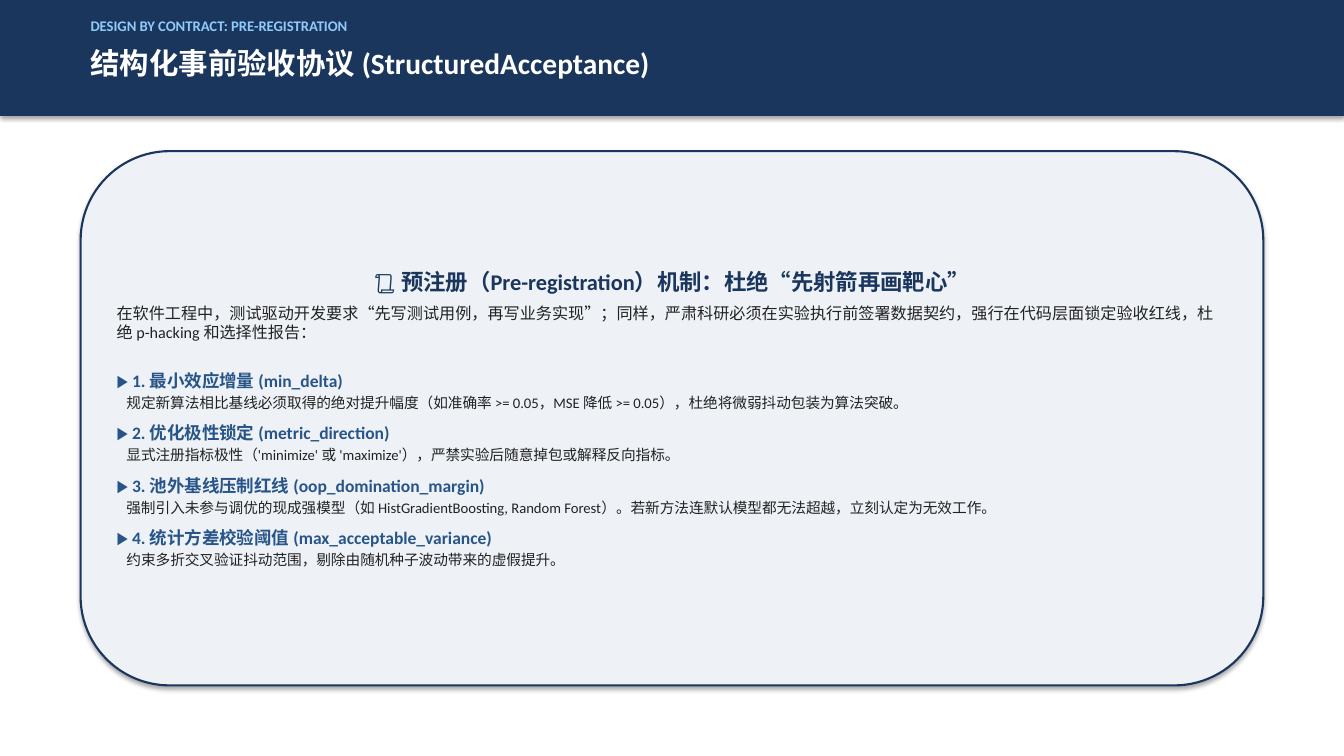
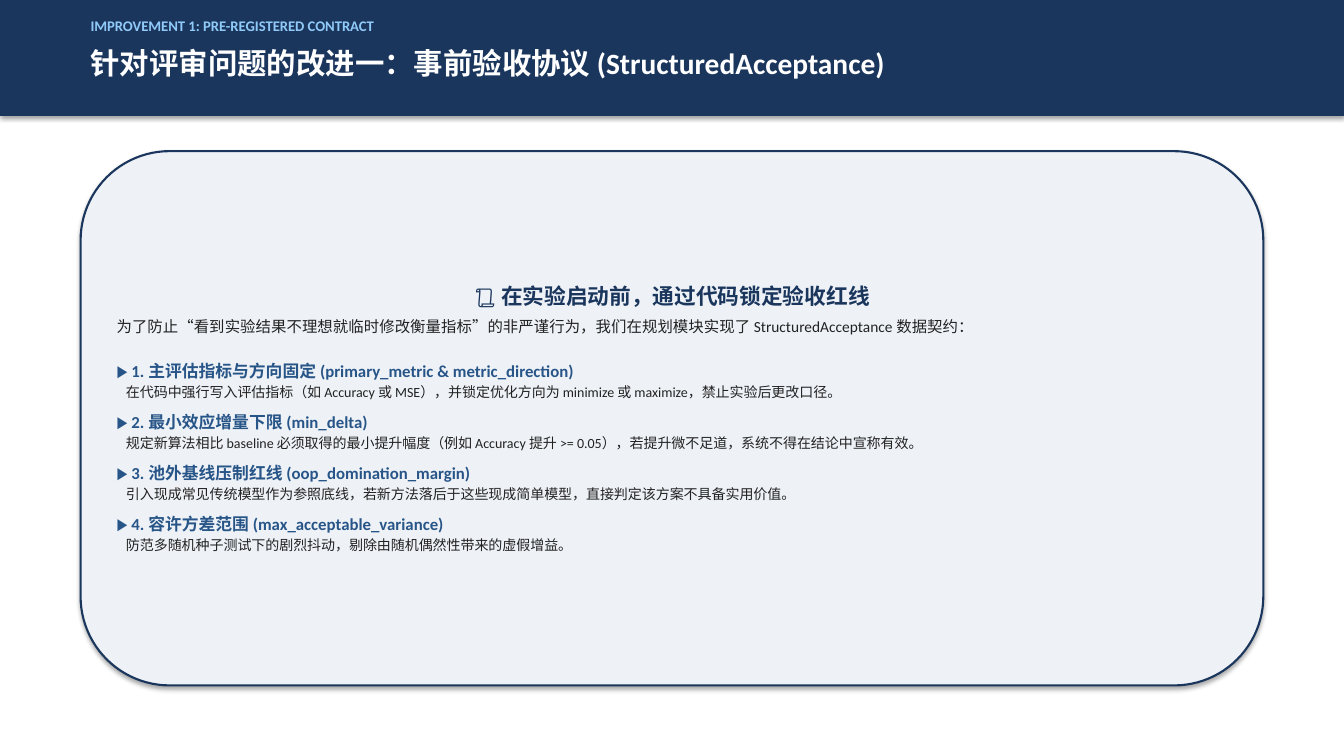
Before and after one commit to MieSheeeep/JiuwenSwarmPaperAgent, a slide deck: slide 9 of docs/第6组项目汇报PPT_终版.pptx (slide 7 before the commit). Drawn at 1344x756 pixels with LibreOffice and Linux fonts; fonts in the diff are those of the drawing. Boxes give left, top, right and bottom in pixels: in the first picture for what was removed or moved away, otherwise in the second. Text is boxed around its words. In the diff, an @@ line names an element or a change of style, - is before the commit and + after.

```diff
--- a/docs/第6组项目汇报PPT_终版.pptx
+++ b/docs/第6组项目汇报PPT_终版.pptx
@@ text at bbox=[91, 21, 374, 31]: text changed @@
-DESIGN BY CONTRACT: PRE-REGISTRATION
+IMPROVEMENT 1: PRE-REGISTERED CONTRACT
@@ text at bbox=[91, 48, 884, 79]: text changed @@
-结构化事前验收协议 (StructuredAcceptance)
+针对评审问题的改进一：事前验收协议 (StructuredAcceptance)
@@ text in rounded rectangle at bbox=[117, 285, 973, 451]: text changed; size 10.5 to 10 pt @@
-📜 预注册（Pre-registration）机制：杜绝“先射箭再画靶心”
-在软件工程中，测试驱动开发要求“先写测试用例，再写业务实现”；同样，严肃科研必须在实验执行前签署数据契约，强行在代码层面锁定验收红线，杜绝 p-hacking 和选择性报告：
-▶ 1. 最小效应增量 (min_delta)
-规定新算法相比基线必须取得的绝对提升幅度（如准确率 >= 0.05，MSE 降低 >= 0.05），杜绝将微弱抖动包装为算法突破。
-▶ 2. 优化极性锁定 (metric_direction)
-显式注册指标极性（'minimize' 或 'maximize'），严禁实验后随意掉包或解释反向指标。
+📜 在实验启动前，通过代码锁定验收红线
+为了防止“看到实验结果不理想就临时修改衡量指标”的非严谨行为，我们在规划模块实现了 StructuredAcceptance 数据契约：
+▶ 1. 主评估指标与方向固定 (primary_metric & metric_direction)
+在代码中强行写入评估指标（如 Accuracy 或 MSE），并锁定优化方向为 minimize 或 maximize，禁止实验后更改口径。
+▶ 2. 最小效应增量下限 (min_delta)
+规定新算法相比 baseline 必须取得的最小提升幅度（例如 Accuracy 提升 >= 0.05），若提升微不足道，系统不得在结论中宣称有效。
@@ text in rounded rectangle at bbox=[131, 464, 470, 482]: size 12.5 to 12 pt in "▶ 3. 池外基线压制红线 (oop_domination_margin)" @@
@@ text in rounded rectangle at bbox=[126, 487, 795, 552]: text changed; size 10.5 to 10 pt @@
-强制引入未参与调优的现成强模型（如 HistGradientBoosting, Random Forest）。若新方法连默认模型都无法超越，立刻认定为无效工作。
-▶ 4. 统计方差校验阈值 (max_acceptable_variance)
-约束多折交叉验证抖动范围，剔除由随机种子波动带来的虚假提升。
+引入现成常见传统模型作为参照底线，若新方法落后于这些现成简单模型，直接判定该方案不具备实用价值。
+▶ 4. 容许方差范围 (max_acceptable_variance)
+防范多随机种子测试下的剧烈抖动，剔除由随机偶然性带来的虚假增益。
```
Also in this commit, not shown: 9 other slides changed, 6 slides added, 10 slides removed, 3 other files.
